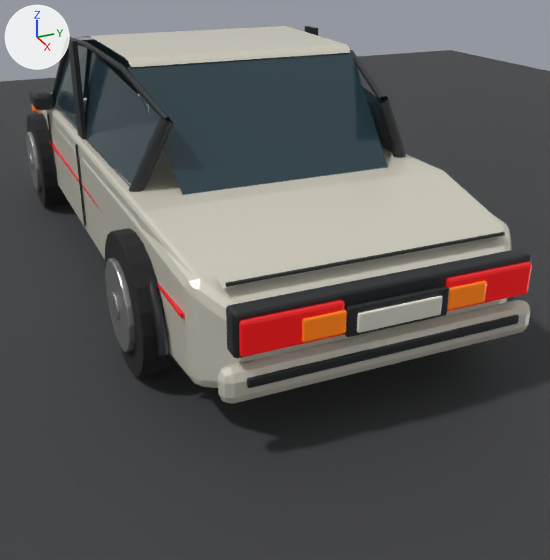
Two versions of the Blender file assets/blender/commodore.blend, one commit apart.
Rendered twice from a 50 mm lens placed at (5.08, -1.76, 2.17), pointed at (0.43, 0.33, -0.16). The axes (+X, +Y, +Z) are drawn at upper left. The lights are the same throughout. The older version comes first.

The older version as bpy lines, for what is in view:
```python
ob_commodore_c_pillar_1 = bpy.data.objects.new('commodore_c_pillar_1', cu_commodore_c_pillar_1)
ob_commodore_c_pillar_1.parent = ob_commodore
ob_commodore_c_pillar_1.location = (0.0, 0.0, 0.0)
ob_commodore_c_pillar__1 = bpy.data.objects.new('commodore_c_pillar_-1', cu_commodore_c_pillar__1)
ob_commodore_c_pillar__1.parent = ob_commodore
ob_commodore_c_pillar__1.location = (0.0, 0.0, 0.0)
ob_commodore_cabin = bpy.data.objects.new('commodore_cabin', me_commodore_cabin_mesh)
ob_commodore_cabin.parent = ob_commodore
ob_commodore_cabin.location = (0.0, 0.0, 0.0)
ob_commodore_rear_screen = bpy.data.objects.new('commodore_rear_screen', me_commodore_rear_screen_mesh)
ob_commodore_rear_screen.parent = ob_commodore
ob_commodore_rear_screen.location = (0.0, 0.0, 0.0)
ob_commodore_rear_side_glass_1 = bpy.data.objects.new('commodore_rear_side_glass_1', me_commodore_rear_side_glass_1_mesh)
ob_commodore_rear_side_glass_1.parent = ob_commodore
ob_commodore_rear_side_glass_1.location = (0.0, 0.0, 0.0)
ob_commodore_rear_side_glass__1 = bpy.data.objects.new('commodore_rear_side_glass_-1', me_commodore_rear_side_glass__1_mesh)
ob_commodore_rear_side_glass__1.parent = ob_commodore
ob_commodore_rear_side_glass__1.location = (0.0, 0.0, 0.0)
ob_commodore_roof_gutter_1 = bpy.data.objects.new('commodore_roof_gutter_1', cu_commodore_roof_gutter_1)
ob_commodore_roof_gutter_1.parent = ob_commodore
ob_commodore_roof_gutter_1.location = (0.0, 0.0, 0.0)
ob_commodore_roof_gutter__1 = bpy.data.objects.new('commodore_roof_gutter_-1', cu_commodore_roof_gutter__1)
ob_commodore_roof_gutter__1.parent = ob_commodore
ob_commodore_roof_gutter__1.location = (0.0, 0.0, 0.0)
ob_commodore_windscreen = bpy.data.objects.new('commodore_windscreen', me_commodore_windscreen_mesh)
ob_commodore_windscreen.parent = ob_commodore
ob_commodore_windscreen.location = (0.0, 0.0, 0.0)
# also in view: 'commodore_rear_tyre_-1' at (1.48, -0.92, 0.39); 'commodore_rear_plate_recess' at (2.51, 0.0, 0.62); 'commodore_boot_lid' at (1.83, 0.0, 0.85); 'commodore_front_side_glass_-1' at (-0.74, -0.79, 1.19); 'commodore_rear_bumper' at (2.43, 0.0, 0.39)
```
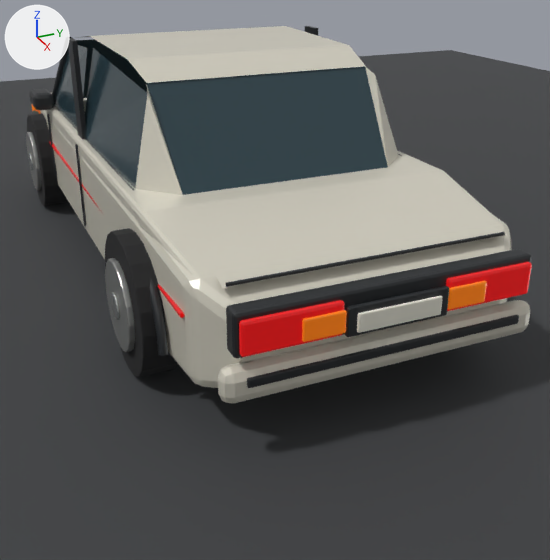
Commit message: Fix Commodore rear glasshouse artifacts

Patch to the scene script:
```diff
--- a/assets/blender/commodore.blend.py
+++ b/assets/blender/commodore.blend.py
@@ me_commodore_cabin_mesh @@
 # used by ob_commodore_cabin; parent = ob_commodore; location = (0.0, 0.0, 0.0)
-me_commodore_cabin_mesh.from_pydata(...)  # 16 vertices, 3 faces; spans x -0.95..0.76, y -0.83..0.83, z 0.84..1.54
-me_commodore_cabin_mesh.vertices[14].co = (0.76, 0.7, 1.48)
-me_commodore_cabin_mesh.vertices[15].co = (0.76, -0.7, 1.48)
+me_commodore_cabin_mesh.from_pydata(...)  # 16 vertices, 3 faces; spans x -0.95..0.99, y -0.83..0.83, z 0.84..1.54
+# me_commodore_cabin_mesh part 1
+me_commodore_cabin_mesh.vertices[14].co = (0.99, 0.68, 1.43)
+me_commodore_cabin_mesh.vertices[15].co = (0.99, -0.68, 1.43)
+# other edits to the shape of me_commodore_cabin_mesh do not show in these pictures
 me_commodore_cabin_mesh.materials.append(mat_commodore_fleet_beige)
@@ me_commodore_rear_side_glass__1_mesh @@
 # used by ob_commodore_rear_side_glass__1; parent = ob_commodore; location = (0.0, 0.0, 0.0)
-me_commodore_rear_side_glass__1_mesh.from_pydata(...)  # 4 vertices, 1 face; spans x -0.1..1.22, y -0.858..-0.654, z 0.9..1.47
-me_commodore_rear_side_glass__1_mesh.vertices[2].co = (1.22, -0.654, 1.27)  # pixel (165, 121)
-me_commodore_rear_side_glass__1_mesh.vertices[3].co = (-0.05, -0.748, 1.47)  # pixel (92, 51)
+me_commodore_rear_side_glass__1_mesh.from_pydata(...)  # 4 vertices, 1 face; spans x -0.1..1.18, y -0.858..-0.7, z 0.9..1.49
+# me_commodore_rear_side_glass__1_mesh part 2
+me_commodore_rear_side_glass__1_mesh.vertices[2].co = (1.07, -0.7, 1.39)  # pixel (147, 93)
+me_commodore_rear_side_glass__1_mesh.vertices[3].co = (-0.05, -0.74, 1.49)  # pixel (93, 47)
 me_commodore_rear_side_glass__1_mesh.materials.append(mat_commodore_smoked_glass)
@@ me_commodore_rear_side_glass_1_mesh @@
 # used by ob_commodore_rear_side_glass_1; parent = ob_commodore; location = (0.0, 0.0, 0.0)
-me_commodore_rear_side_glass_1_mesh.from_pydata(...)  # 4 vertices, 1 face; spans x -0.1..1.22, y 0.654..0.858, z 0.9..1.47
-me_commodore_rear_side_glass_1_mesh.vertices[2].co = (1.22, 0.654, 1.27)  # pixel (380, 100)
-me_commodore_rear_side_glass_1_mesh.vertices[3].co = (-0.05, 0.748, 1.47)
+me_commodore_rear_side_glass_1_mesh.from_pydata(...)  # 4 vertices, 1 face; spans x -0.1..1.18, y 0.7..0.858, z 0.9..1.49
+# me_commodore_rear_side_glass_1_mesh part 3
+me_commodore_rear_side_glass_1_mesh.vertices[2].co = (1.07, 0.7, 1.39)  # pixel (375, 75)
+me_commodore_rear_side_glass_1_mesh.vertices[3].co = (-0.05, 0.74, 1.49)
 me_commodore_rear_side_glass_1_mesh.materials.append(mat_commodore_smoked_glass)
@@ me_commodore_rear_screen_mesh @@
 # used by ob_commodore_rear_screen; parent = ob_commodore; location = (0.0, 0.0, 0.0)
-me_commodore_rear_screen_mesh.from_pydata(...)  # 4 vertices, 1 face; spans x 0.75..1.38, y -0.72..0.72, z 0.91..1.48
-me_commodore_rear_screen_mesh.vertices[2].co = (0.75, -0.72, 1.48)  # pixel (127, 67)
-me_commodore_rear_screen_mesh.vertices[3].co = (0.75, 0.72, 1.48)  # pixel (352, 52)
+me_commodore_rear_screen_mesh.from_pydata(...)  # 4 vertices, 1 face; spans x 0.98..1.38, y -0.68..0.68, z 0.91..1.43
+# me_commodore_rear_screen_mesh part 4
+me_commodore_rear_screen_mesh.vertices[2].co = (0.98, -0.68, 1.43)  # pixel (146, 82)
+me_commodore_rear_screen_mesh.vertices[3].co = (0.98, 0.68, 1.43)  # pixel (365, 66)
 me_commodore_rear_screen_mesh.materials.append(mat_commodore_smoked_glass)
@@ me_commodore_c_pillar_1_mesh @@
+me_commodore_c_pillar_1_mesh.from_pydata([(0.98, 0.68, 1.43), (1.07, 0.7, 1.39), (1.18, 0.834, 0.9), (1.38, 0.63, 0.91)], [], [(0, 1, 2, 3)])
+me_commodore_c_pillar_1_mesh.materials.append(mat_commodore_fleet_beige)  # light grey #d8d4c5
@@ me_commodore_c_pillar__1_mesh @@
+me_commodore_c_pillar__1_mesh.from_pydata([(0.98, -0.68, 1.43), (1.07, -0.7, 1.39), (1.18, -0.834, 0.9), (1.38, -0.63, 0.91)], [], [(0, 1, 2, 3)])
+me_commodore_c_pillar__1_mesh.materials.append(mat_commodore_fleet_beige)  # light grey #d8d4c5
@@ ob_commodore_c_pillar__1 @@
-ob_commodore_c_pillar__1 = bpy.data.objects.new('commodore_c_pillar_-1', cu_commodore_c_pillar__1)
+ob_commodore_c_pillar__1 = bpy.data.objects.new('commodore_c_pillar_-1', me_commodore_c_pillar__1_mesh)
 ob_commodore_c_pillar__1.parent = ob_commodore
@@ ob_commodore_roof_gutter__1 @@
-ob_commodore_roof_gutter__1 = bpy.data.objects.new('commodore_roof_gutter_-1', cu_commodore_roof_gutter__1)
@@ ob_commodore_c_pillar_1 @@
-ob_commodore_c_pillar_1 = bpy.data.objects.new('commodore_c_pillar_1', cu_commodore_c_pillar_1)
+ob_commodore_c_pillar_1 = bpy.data.objects.new('commodore_c_pillar_1', me_commodore_c_pillar_1_mesh)
 ob_commodore_c_pillar_1.parent = ob_commodore
@@ ob_commodore_roof_gutter_1 @@
-ob_commodore_roof_gutter_1 = bpy.data.objects.new('commodore_roof_gutter_1', cu_commodore_roof_gutter_1)
```

Where the change shows, as pixel boxes (x1, y1, x2, y2) in the pictures (550 x 560 px; the box of a moved part takes in the faces that stretch with it):
'commodore_rear_screen', reshaped (7% narrower, 10% shorter)
    before: (127, 52, 388, 195)
    after: (146, 66, 388, 195)
'commodore_cabin', reshaped
    before: (76, 26, 350, 67)
    after: (76, 26, 365, 83)
'commodore_rear_side_glass_-1', reshaped (17% narrower, 6% taller)
    before: (85, 52, 160, 184)
    after: (85, 48, 147, 188)
'commodore_c_pillar_-1', reshaped (7% wider, 47% taller)
    before: (129, 117, 174, 192)
    after: (135, 84, 183, 195)
'commodore_c_pillar_1', reshaped
    before: (376, 96, 406, 158)
    after: (365, 66, 398, 167)
'commodore_roof_gutter_-1', deleted
    before: (68, 37, 170, 122)
'commodore_roof_gutter_1', deleted
    before: (350, 50, 385, 102)
part 1 of me_commodore_cabin_mesh, moved or reshaped
    before: (128, 46, 350, 67)
    after: (127, 45, 365, 83)
part 3 of me_commodore_rear_side_glass_1_mesh, moved or reshaped (not visible afterwards)
    before: (360, 85, 392, 152)
